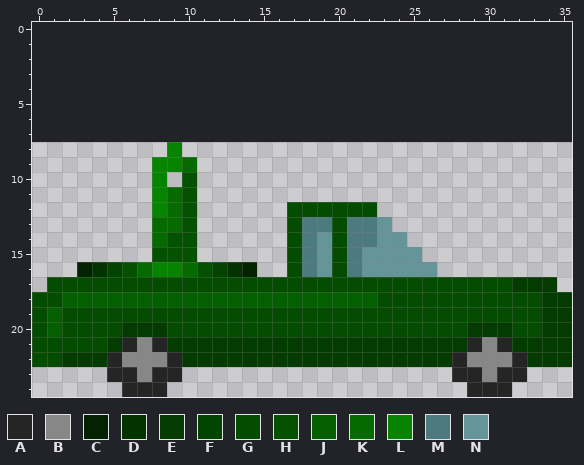
Two versions of one pixel-art sprite, testproj.gmx/sprites/images/spr_enemytruck_0.png. Above, as it was before the edit.
The file is 36x17 pixels. The old version is drawn lined up with the new one, on the new canvas.
Palette (. is transparent): A #252525  B #878787  C #022200  D #033400  E #033b00  F #034500  G #044c00  H #045200  J #045f00  K #056b00  L #068400  M #4d7a7f  N #659499
Pixels before, first column x 0:
 8 .........L..........................
 9 ........LLK.........................
10 ........L.H.........................
11 ........LKH.........................
12 ........LKH......GGGGGG.............
13 ........KKH......GMMGMMN............
14 ........KHH......GMNGMMNN...........
15 ........HHH......GMNGMNNNN..........
16 ...CDFHKLLKHFDC..GMNGMNNNNN.........
17 .GGGGGGGGGGGGGGGGGGGGGGGGGGGGGGGEEE.
18 GGJJJJJJJJJJJJJJJJJJJJJGGGGGGGGGGGEE
19 GJGGGGGGGGGGGGGGGGGGGGGGGGGGGGGGGGEE
20 GJGGGGEEEGGGGGGGGGGGGGGGGGGGGEEEGGEE
21 GGGGGEABAEEEEEEEEEEEEEEEEEEEEABAEEEE
22 GGEEEABBBAEEEEEEEEEEEEEEEEEEABBBAEEE
23 .....AABAA..................AABAA...
24 ......AAA....................AAA....
After:
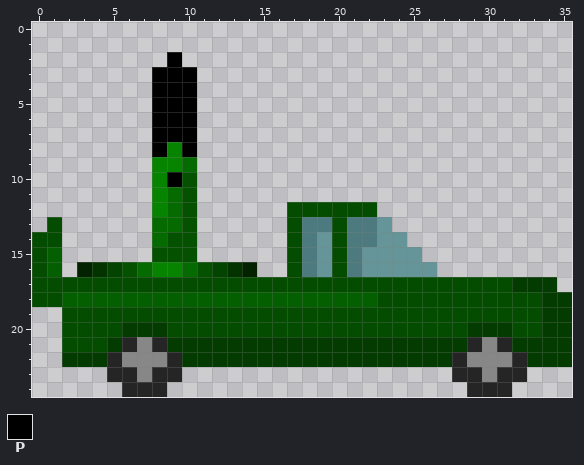
Colours new in this view: P #000000
Edits made:
canvas 36x17 -> 36x25, the old top-left corner now at 0,8
Changed rows in their new state; - is an unchanged pixel.
first column x 0:
 2 ---------P-
 3 --------PPP
 4 --------PPP
 5 --------PPP
 6 --------PPP
 7 --------PPP
 8 --------P-P
10 ---------P-
13 -G---------
14 GG---------
15 GJ---------
16 GJ---------
17 G----------
19 ..---------
20 ..---------
21 ..---------
22 ..---------
